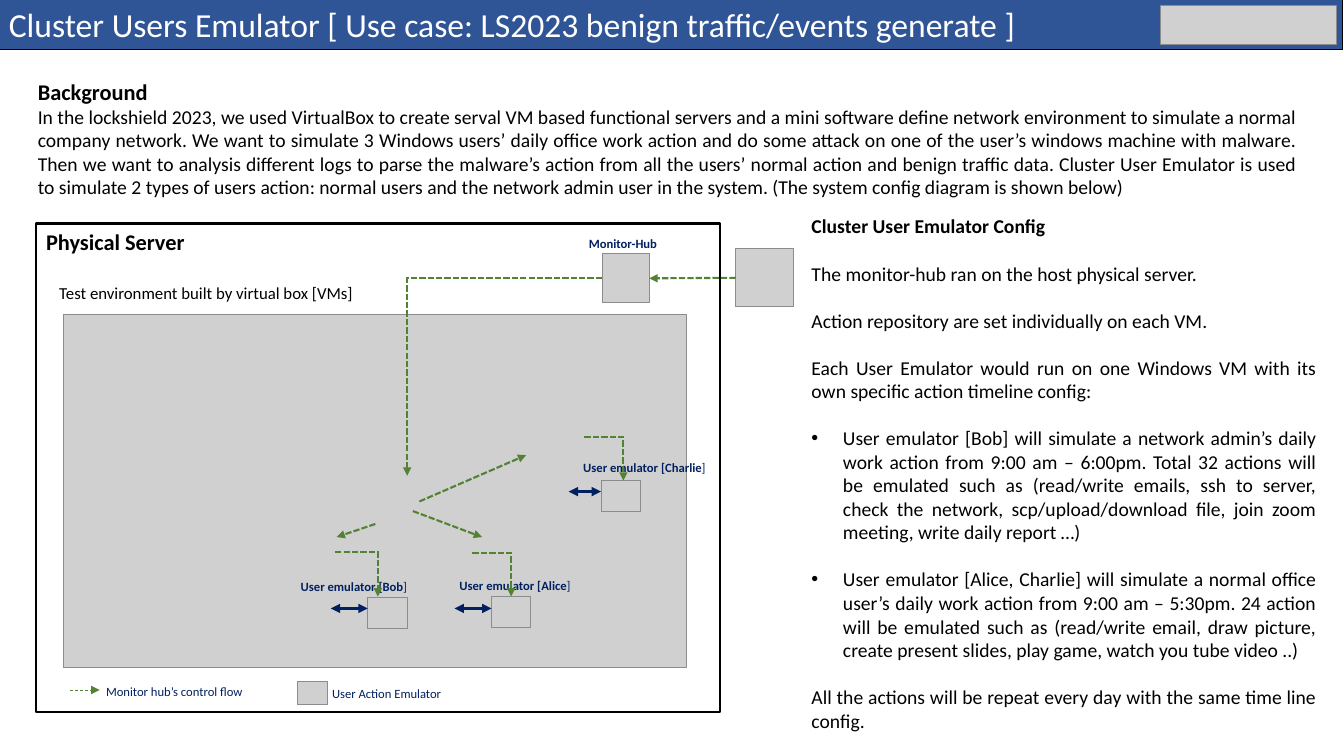
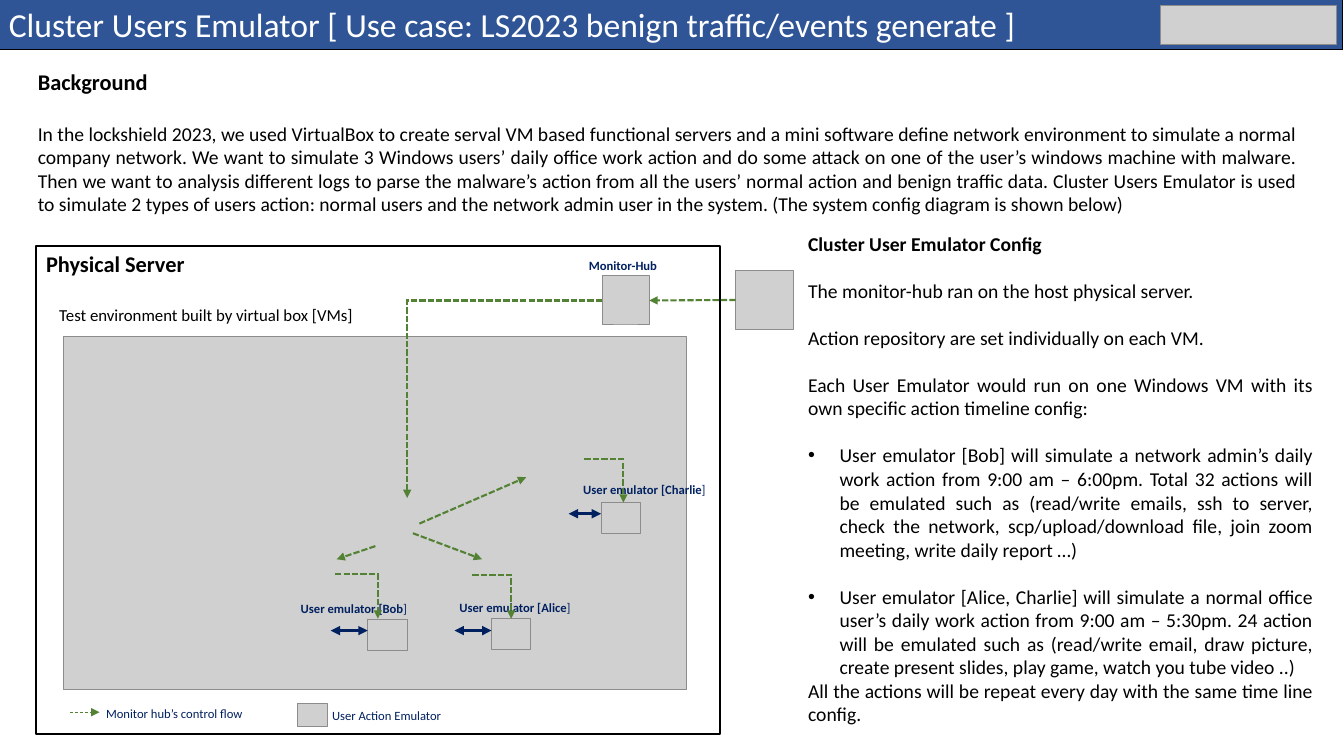
Before and after one commit to LiuYuancheng/Cluster_User_Emulation_System, a slide deck: slide 12 of doc/User_Action_Emulator_Design_Doc.pptx. Drawn at 1344x756 pixels with LibreOffice and Linux fonts; fonts in the diff are those of the drawing; grey boxes stand for pictures. Boxes give left, top, right and bottom in pixels: in the first picture for what was removed or moved away, otherwise in the second. Text is boxed around its words. In the diff, an @@ line names an element or a change of style, - is before the commit and + after.

Commit message:
move the files to actionScheduler folder.

```diff
--- a/doc/User_Action_Emulator_Design_Doc.pptx
+++ b/doc/User_Action_Emulator_Design_Doc.pptx
@@ text "Background": place and size @@
-text "Background" at bbox=[38, 84, 1296, 198]
+text "Background" at bbox=[38, 74, 1296, 215]
@@ text at bbox=[38, 127, 1296, 215]: text changed @@
-In the lockshield 2023, we used VirtualBox to create serval VM based functional servers and a mini software define network environment to simulate a normal company network. We want to simulate 3 Windows users’ daily office work action and do some attack on one of the user’s windows machine with malware. Then we want to analysis different logs to parse the malware’s action from all the users’ normal action and benign traffic data. Cluster User Emulator is used to simulate 2 types of users action: normal users and the network admin user in the system. (The system config diagram is shown below)
+In the lockshield 2023, we used VirtualBox to create serval VM based functional servers and a mini software define network environment to simulate a normal company network. We want to simulate 3 Windows users’ daily office work action and do some attack on one of the user’s windows machine with malware. Then we want to analysis different logs to parse the malware’s action from all the users’ normal action and benign traffic data. Cluster Users Emulator is used to simulate 2 types of users action: normal users and the network admin user in the system. (The system config diagram is shown below)
@@ text "Cluster User Emulator Config" rewrapped from bbox=[811, 219, 1316, 732] to bbox=[808, 237, 1313, 725] @@
@@ 8 texts, 7 pictures, 5 arrows, 4 elbow arrows, 3 double arrows, 1 rectangle: place and size @@
-8 texts, 7 pictures, 5 arrows, 4 elbow arrows, 3 double arrows, 1 rectangle at bbox=[36, 224, 795, 713]
+8 texts, 7 pictures, 5 arrows, 4 elbow arrows, 3 double arrows, 1 rectangle at bbox=[36, 246, 795, 735]
```
Also in this commit, not shown: 6 other slides changed, 11 other files.
